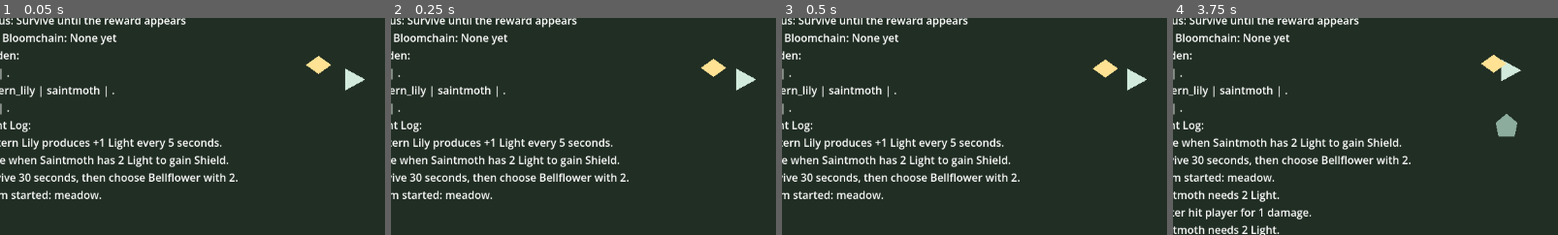
Above: before the commit, frames 1-4 (left to right).
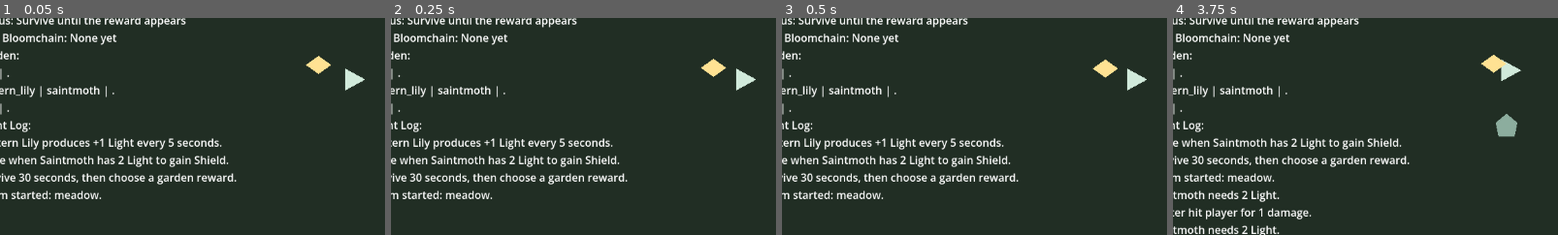
Above: after the commit, the same moments.

Repository: ImperfectRain/Garden-Godot
Game: Godot game, scene res://game/scenes/debug/first_fun_test.tscn
Two runs of this game, one before a commit and one after it. Both use one fixed random seed, a clock stepped at 60 frames per second and the inputs below.
Inputs:
- Up to frame 1 (0.05 s): no input
- Up to frame 2 (0.25 s): no input
- Up to frame 3 (0.5 s): no input
- Up to frame 4 (3.75 s): tap Enter at 0.5 s; hold D (move_right) 0.53-1.28 s; hold Space (pulse) 0.53-1.28 s; hold S (move_down) 1.28-2.03 s; tap 1 at 1.35 s; hold D (move_right) 2.03-2.78 s; tap 2 at 2.1 s; hold W (move_up) 2.78-3.53 s; tap 3 at 2.85 s; hold A (move_left) from 3.53 s (still down); hold Space (pulse) from 3.53 s (still down)
The pictures show only the part of the screen within x 4-54%, y 36-86%; the shares and areas given below are measured in that part.

The runs differ from the first frame. In frame 1, 0.6% of the frame differs, in the area x 38-62%, y 71-77%; in frame 2, 0.6%; in frame 3, 0.6%; in frame 4, 0.6%, in the area x 38-62%, y 63-69%.

Commit message:
architecture: make rewards data driven

Diff:
--- a/game/scripts/core/first_fun_test.gd
+++ b/game/scripts/core/first_fun_test.gd
@@ -36,7 +36,7 @@
 	_last_shield = player.shield
 	debug_hud.add_event("Lantern Lily produces +1 Light every 5 seconds.")
 	debug_hud.add_event("Pulse when Saintmoth has 2 Light to gain Shield.")
-	debug_hud.add_event("Survive 30 seconds, then choose Bellflower with 2.")
+	debug_hud.add_event("Survive 30 seconds, then choose a garden reward.")
 	_room_controller.start(RunManager.get_current_room_id())
 	_refresh_debug()
 
@@ -72,6 +72,10 @@
 
 
 func _on_reward_failed(piece_id: String, reason: String) -> void:
+	if piece_id.is_empty():
+		debug_hud.add_event(reason)
+		_refresh_debug()
+		return
 	debug_hud.add_event("%s for %s." % [reason, _get_piece_name(piece_id)])
 	_refresh_debug()
 
@@ -131,10 +135,10 @@
 	_refresh_debug()
 
 
-func _on_room_reward_ready(_room_id: String) -> void:
+func _on_room_reward_ready(room_id: String) -> void:
 	debug_hud.set_status("Room survived - choose a reward")
 	debug_hud.add_event("Meadow survived. Choose one reward with 1, 2, or 3.")
-	_reward_controller.show_rewards()
+	_reward_controller.show_rewards_for_room(room_id)
 	_refresh_debug()
 
 
--- a/game/scripts/core/reward_controller.gd
+++ b/game/scripts/core/reward_controller.gd
@@ -2,6 +2,8 @@
 
 signal reward_claimed(piece_id: String, cell: Vector2i)
 signal reward_failed(piece_id: String, reason: String)
+
+const REWARD_CHOICE_COUNT := 3
 
 var is_reward_available := false
 var _has_claimed_reward := false
@@ -14,10 +16,19 @@
 	hide_rewards()
 
 
-func show_rewards() -> void:
+func show_rewards_for_room(room_id: String) -> void:
+	var rewards := _get_rewards_for_room(room_id)
+	if rewards.is_empty():
+		reward_failed.emit("", "No rewards available for room %s" % room_id)
+		return
+	show_rewards(rewards)
+
+
+func show_rewards(piece_ids: Array[String]) -> void:
 	is_reward_available = true
 	_has_claimed_reward = false
 	if _reward_panel != null:
+		_reward_panel.set_rewards(piece_ids)
 		_reward_panel.show_rewards()
 
 
@@ -41,3 +52,27 @@
 	_has_claimed_reward = true
 	hide_rewards()
 	reward_claimed.emit(piece_id, placed_cell)
+
+
+func _get_rewards_for_room(room_id: String) -> Array[String]:
+	var room := ContentDatabase.get_room(room_id)
+	var pool_id := str(room.get("reward_pool", ""))
+	if pool_id.is_empty():
+		return []
+	var pool := ContentDatabase.get_reward_pool(pool_id)
+	var choices: Array[String] = []
+	for choice in pool.get("choices", []):
+		var piece_id := str(choice)
+		if piece_id.is_empty() or _is_piece_already_placed(piece_id):
+			continue
+		choices.append(piece_id)
+		if choices.size() >= REWARD_CHOICE_COUNT:
+			break
+	return choices
+
+
+func _is_piece_already_placed(piece_id: String) -> bool:
+	for placed_piece_id in GardenManager.get_all_cells().values():
+		if str(placed_piece_id) == piece_id:
+			return true
+	return false
--- a/game/scripts/ui/reward_choice_panel.gd
+++ b/game/scripts/ui/reward_choice_panel.gd
@@ -2,13 +2,19 @@
 
 signal reward_selected(piece_id: String)
 
-@export var reward_piece_ids: Array[String] = ["gravecap", "bellflower", "grave_bell"]
+@onready var choices_box := $MarginContainer/VBoxContainer/Choices
 
-@onready var choices_box := $MarginContainer/VBoxContainer/Choices
+var reward_piece_ids: Array[String] = []
 
 
 func _ready() -> void:
 	_build_choices()
+
+
+func set_rewards(piece_ids: Array[String]) -> void:
+	reward_piece_ids = piece_ids.duplicate()
+	if choices_box != null:
+		_build_choices()
 
 
 func show_rewards() -> void:
Not shown, changed: docs/COMMIT_LOG.md
Not shown, changed: docs/CONTENT_SCHEMA.md
Not shown, changed: docs/TECHNICAL_DESIGN.md
